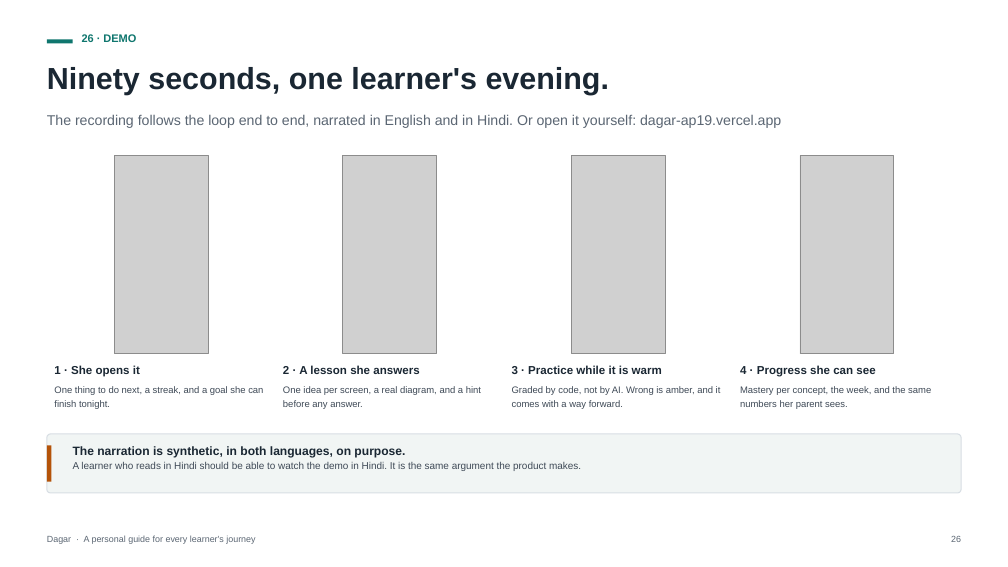
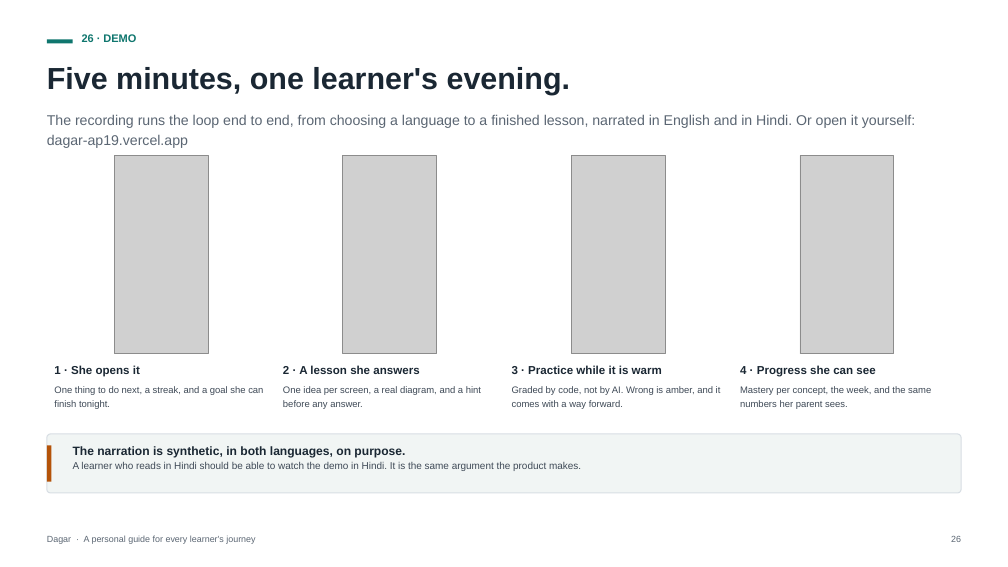
Before and after one commit to ap9650/dagar, a slide deck: slide 26 of docs/deck/Dagar-Pitch-Deck.pptx. Drawn at 1008x567 pixels with LibreOffice and Linux fonts; fonts in the diff are those of the drawing; grey boxes stand for pictures. Boxes give left, top, right and bottom in pixels: in the first picture for what was removed or moved away, otherwise in the second. Text is boxed around its words. In the diff, an @@ line names an element or a change of style, - is before the commit and + after.

```diff
--- a/docs/deck/Dagar-Pitch-Deck.pptx
+++ b/docs/deck/Dagar-Pitch-Deck.pptx
@@ text at box(47, 67, 570, 95): text changed @@
-Ninety seconds, one learner's evening.
+Five minutes, one learner's evening.
@@ text at box(47, 114, 915, 148): text changed @@
-The recording follows the loop end to end, narrated in English and in Hindi. Or open it yourself: dagar-ap19.vercel.app
+The recording runs the loop end to end, from choosing a language to a finished lesson, narrated in English and in Hindi. Or open it yourself: dagar-ap19.vercel.app
```
Also in this commit, not shown: 4 other files.
